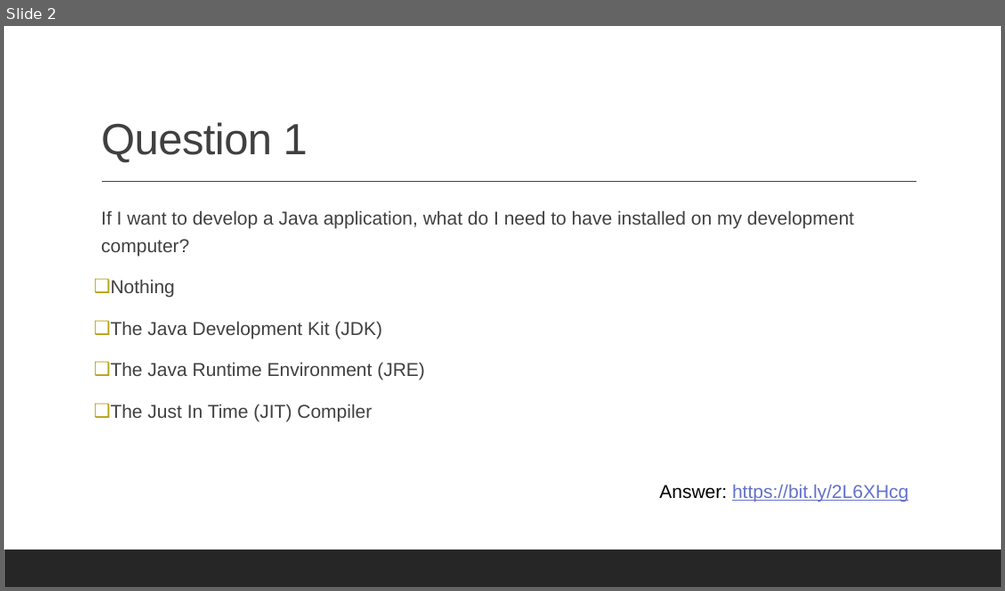
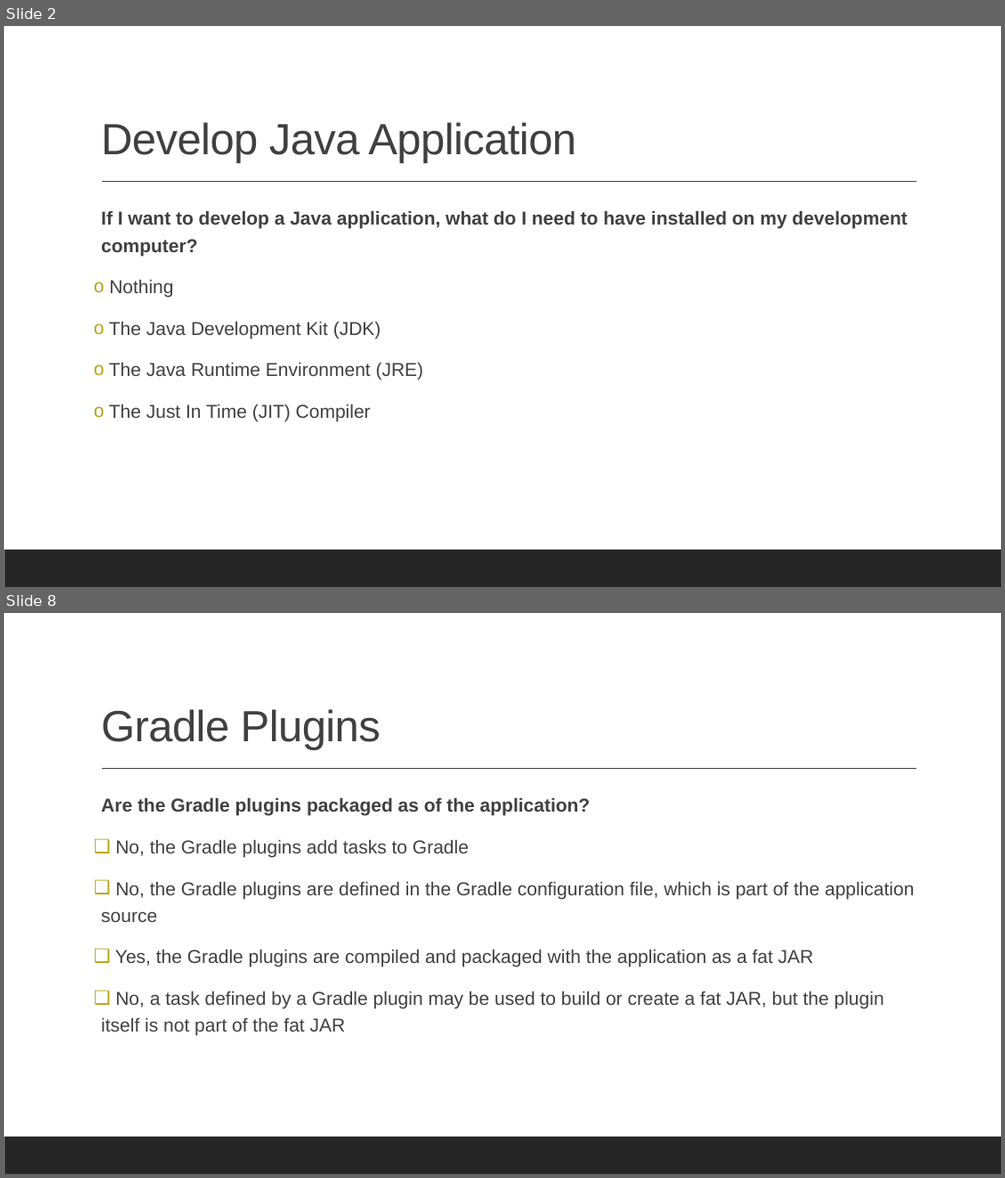
Before and after one commit to albertattard/java-boot-camp, a slide deck: assets/quiz/Quiz - 01.pptx. Shown one above the other, each under a label of ours: slide 2 before the commit, slides 2 and 8 after it; the slides between them are not shown. The pictures are 1005x591 and 1005x1178 pixels, drawn with LibreOffice and Linux fonts; fonts in the diff are those of the drawing. Boxes give left, top, right and bottom in pixels: in the first picture for what was removed or moved away, otherwise in the second. Text is boxed around its words. In the diff, an @@ line names an element or a change of style, - is before the commit and + after.

```diff
--- a/assets/quiz/Quiz - 01.pptx
+++ b/assets/quiz/Quiz - 01.pptx
@@ slide 8 added at [4, 613, 1001, 1174], background #FFFFFF; not listed: 2 template elements that a slide beside it also shows @@
@@ title added at [101, 709, 380, 750], 42 pt, text #404040 @@
+Gradle Plugins
@@ text added at [101, 797, 914, 1036], 18 pt, text #404040 @@
+  Are the Gradle plugins packaged as of the application?
+❑ No, the Gradle plugins add tasks to Gradle
+❑ No, the Gradle plugins are defined in the Gradle configuration file, which is part of the application source
+❑ Yes, the Gradle plugins are compiled and packaged with the application as a fat JAR
+❑ No, a task defined by a Gradle plugin may be used to build or create a fat JAR, but the plugin itself is not part of the fat JAR
@@ slide 2 changed as well @@
@@ title at [101, 122, 576, 163]: text changed @@
-Question 1
+Develop Java Application
@@ text "If I want to develop ..." at [101, 210, 906, 421]: bold on in "If I want to develop a Java ..."; bullet ❑ to o @@
@@ text removed at [659, 484, 908, 501] @@
-Answer: https://bit.ly/2L6XHcg
```
Also in this commit, not shown: 1 other slide changed, 15 other slides added, 3 other files.
